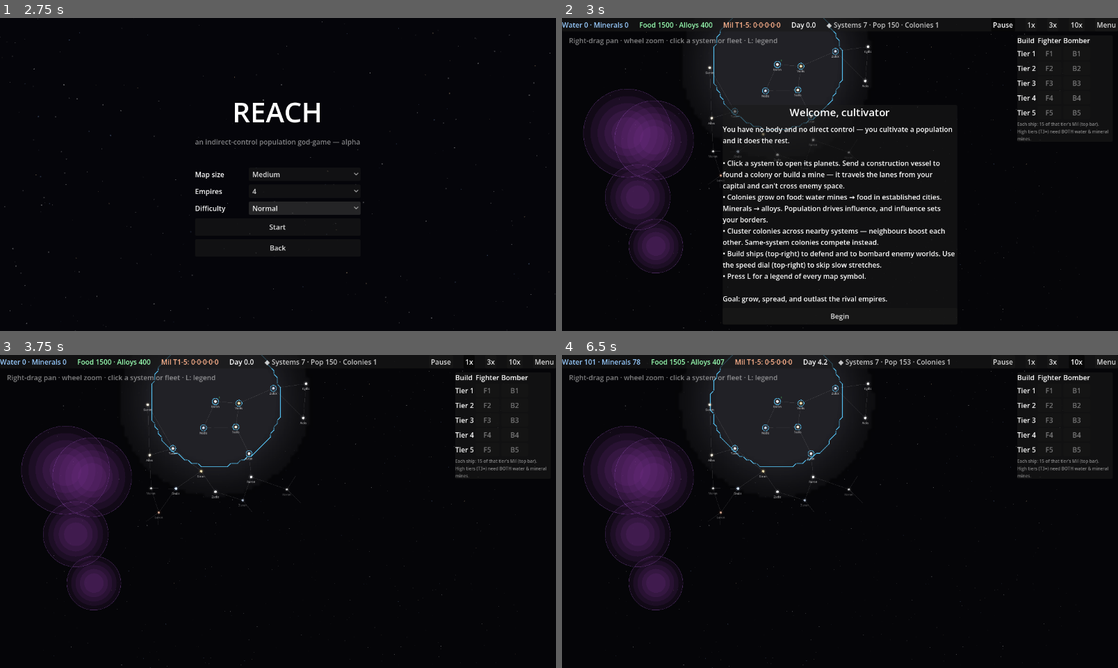
Above: before the commit, frames 1-4 (two rows, left to right).
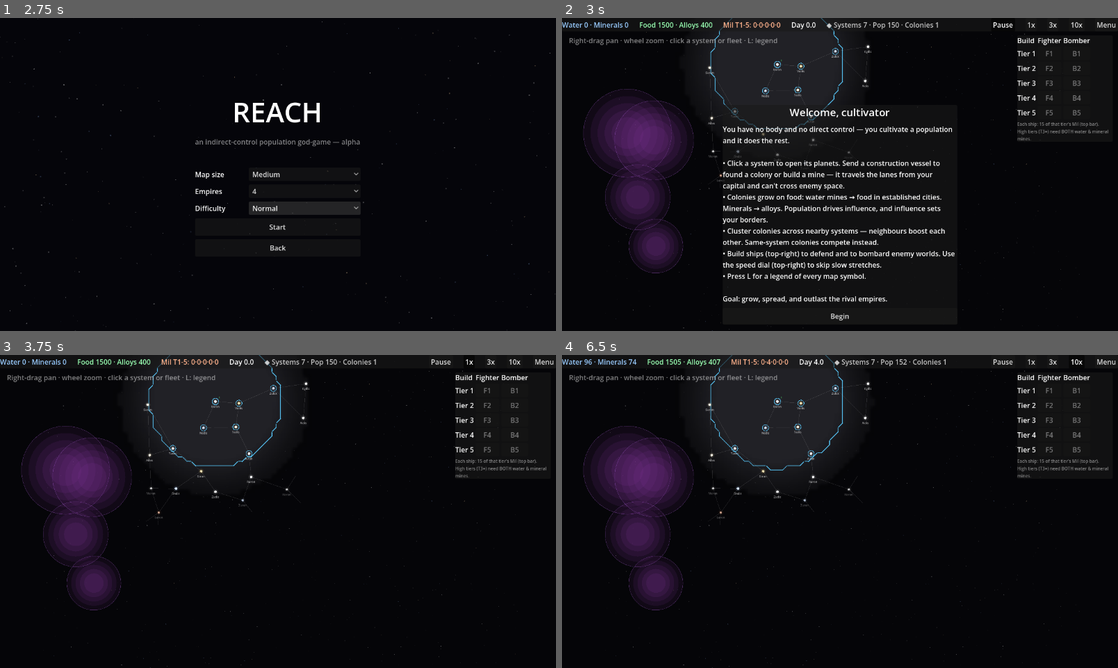
Above: after the commit, the same moments.

Repository: evyatarmitz/reach
Game: Godot game, scene res://menu/menu.tscn
The game is run twice, just before and just after one commit, with the same random seed, the same clock (stepped at 60 frames per second) and the same inputs.
Inputs:
- Up to frame 1 (2.75 s): click "New Game" at 0.5 s; click "Normal" at 1.25 s; click "Normal" at 2 s
- Up to frame 2 (3 s): click "Start" at 2.75 s
- Up to frame 3 (3.75 s): click "Begin" at 3.5 s
- Up to frame 4 (6.5 s): click "1x" at 4.25 s; click "3x" at 5 s; click "10x" at 5.75 s

Frame 1 is identical in both runs. In frame 2, 0.2% of the frame differs, in the area x 26-51%, y 0-36%; in frame 3, 0.3%; in frame 4, 1.0%, in the area x 4-70%, y 0-37%.

Commit message:
0.63.0 - performance: kill the per-frame choke (input/pan lag)
The HUD recomputed sim.system_owner() for every system EVERY FRAME (the standing
readout) — O(systems²·empires) per frame — which blocked the main thread and made
pan jerky and clicks laggy. Fixes:
- Standing now reads the cached _system_owner dict (already built each border
  refresh) instead of recomputing owners.
- HUD/panel/hover/events refresh throttled to ~15 Hz (UI_REFRESH) instead of every
  frame; camera + redraw stay per-frame so pan/zoom is smooth.
- Fixed a double sim.fleet_powers_in() call in the fleet panel.
- Coarsened the influence-field sampling (BORDER_CELL 14→18, FOG_CELL 16→22) and
  eased BORDER_REFRESH 0.4→0.5s to shrink the periodic recompute spike.
138 tests pass; parse-checked; autoshot verified.

Diff:
--- a/desktop/game/main.gd
+++ b/desktop/game/main.gd
@@ -22,10 +22,11 @@
 # slowly, so per-frame recompute is wasted work). Each entry is [center, color]
 # for a frontier cell — drawn as a dot at the cell's own centre so each empire's
 # edge sits inside its territory and hostile seams show BOTH colours.
-const BORDER_CELL := 14.0
-const BORDER_REFRESH := 0.4
+const BORDER_CELL := 18.0   # coarser than 14 to cut the border-recompute spike
+const BORDER_REFRESH := 0.5
+const UI_REFRESH := 0.066   # HUD/panel refresh cadence (~15 Hz), decoupled from FPS
 const BORDER_EPS := 0.01     # tiny rival-claim floor so bubble-vs-empty edges draw
-const FOG_CELL := 16.0       # sample cell for the fog texture (linearly filtered)
+const FOG_CELL := 22.0       # sample cell for the fog texture (linearly filtered)
 # VR fill. The fog must reach PAST the border (the border is your influence edge;
 # the fog is your SIGHT, which sees further). VR_SIGHT_REACH is how far sight
 # extends beyond influence reach — the player's fog claim is sampled with reach
@@ -49,6 +50,7 @@
 var _map_hi := Vector2.ZERO
 var _border_segments: Array = []   # [a, b, color] line segments
 var _border_timer := 0.0
+var _ui_timer := 0.0
 var _system_owner := {}     # system_id -> empire_id, cached with the border field
 var _system_vr := {}        # system_id -> 0 none / 1 partial / 2 full VR
 var _explored := {}         # system_id -> true, ever seen (gray once out of VR)
@@ -247,11 +249,16 @@
 	if _border_timer <= 0.0:
 		_border_timer = BORDER_REFRESH
 		_recompute_borders()
-	_update_hover()
-	_scan_events()
-	_check_game_over()
-	_apply_camera()
-	_refresh_ui()
+	_apply_camera()   # every frame → smooth pan/zoom
+	# HUD/panel + hover + events refresh at ~15 Hz, not every frame: they run sim
+	# queries that don't need per-frame updates and were choking input/pan.
+	_ui_timer -= delta
+	if _ui_timer <= 0.0:
+		_ui_timer = UI_REFRESH
+		_update_hover()
+		_scan_events()
+		_check_game_over()
+		_refresh_ui()
 	queue_redraw()
 
 
@@ -1480,8 +1487,8 @@
 	# Player's own standing (no fog concern — it's your empire): systems / pop /
 	# colonies, so you can gauge where you stand without counting the map.
 	var psys := 0
-	for sys in sim.systems.values():
-		if sim.system_owner(sys.id) == player_empire_id:
+	for sid in _system_owner:   # cached each border refresh — no per-frame recompute
+		if _system_owner[sid] == player_empire_id:
 			psys += 1
 	var ppop := 0.0
 	var pcol := 0
@@ -1535,9 +1542,10 @@
 	var combat_line := ""
 	if not fleet.is_moving() and sim.combat_kind.get(fleet.system_id, -1) == 0:
 		var enemy := 0.0
-		for eid in sim.fleet_powers_in(fleet.system_id):
+		var powers := sim.fleet_powers_in(fleet.system_id)
+		for eid in powers:
 			if eid != fleet.empire_id:
-				enemy += sim.fleet_powers_in(fleet.system_id)[eid].combat
+				enemy += powers[eid].combat
 		combat_line = "\n⚔ IN BATTLE — enemy %.0f vs your %.0f" \
 			% [enemy, fleet.combat_power()]
 	elif not fleet.is_moving() and sim.combat_kind.get(fleet.system_id, -1) == 1:
